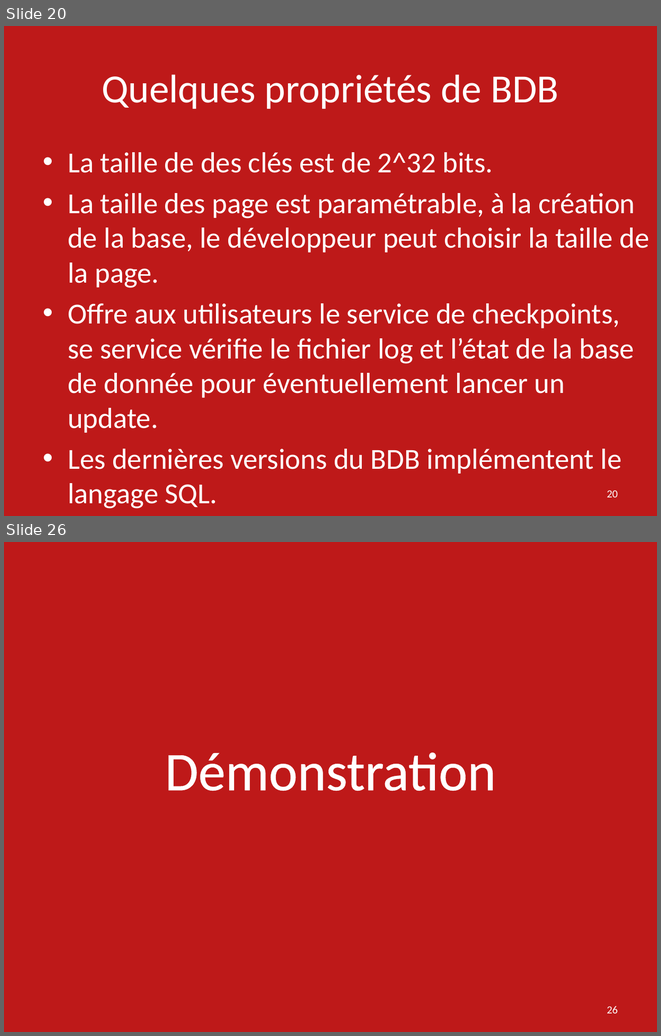
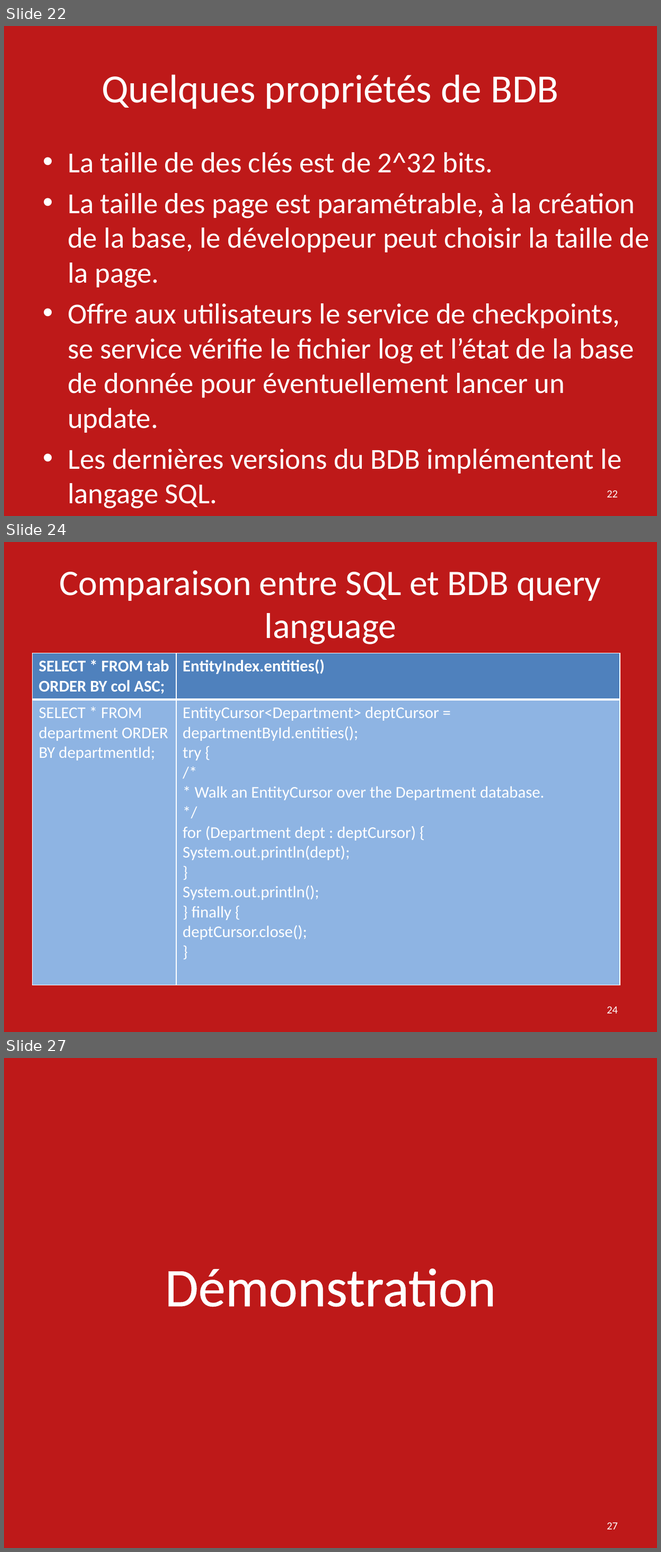
Before and after one commit to ebouhanna/SMB214-2016-Oracle-Berkeley-DB-JE, a slide deck: Presentation Oracle Berkeley DB SMB214.pptx. Shown one above the other, each under a label of ours: slides 20 and 26 before the commit, slides 22, 24 and 27 after it; the slides between them are not shown. The pictures are 661x1036 and 661x1552 pixels, drawn with LibreOffice and Linux fonts; fonts in the diff are those of the drawing. Boxes give left, top, right and bottom in pixels: in the first picture for what was removed or moved away, otherwise in the second. Text is boxed around its words. In the diff, an @@ line names an element or a change of style, - is before the commit and + after.

```diff
--- a/Presentation Oracle Berkeley DB SMB214.pptx
+++ b/Presentation Oracle Berkeley DB SMB214.pptx
@@ slide 24 added at [4, 542, 657, 1032], background #B80000 at 90% opacity @@
@@ title added at [60, 570, 601, 644], 39.6 pt, text #FFFFFF @@
+Comparaison entre SQL et BDB query language
@@ table added at [32, 653, 620, 979], 2 rows, 2 columns @@
+SELECT * FROM tab ORDER BY col ASC; | EntityIndex.entities()
+SELECT * FROM department ORDER BY departmentId; | EntityCursor<Department> deptCursor = / departmentById.entities(); / try { / /* / * Walk an EntityCursor over the Department database. / */ / for (Department dept : deptCursor) { / System.out.println(dept); / } / System.out.println(); / } finally { / deptCursor.close(); / }
@@ page number added at [607, 1006, 618, 1013], 12 pt, text #FFFFFF @@
+24
@@ what was slide 20 is now slide 22 @@
@@ page number at [607, 490, 618, 497]: text changed @@
-20
+22
@@ what was slide 26 is now slide 27 @@
@@ page number at [607, 1522, 618, 1529]: text changed @@
-26
+27
```
Also in this commit, not shown: 1 slide changed, 4 other slides added, 4 slides removed.
